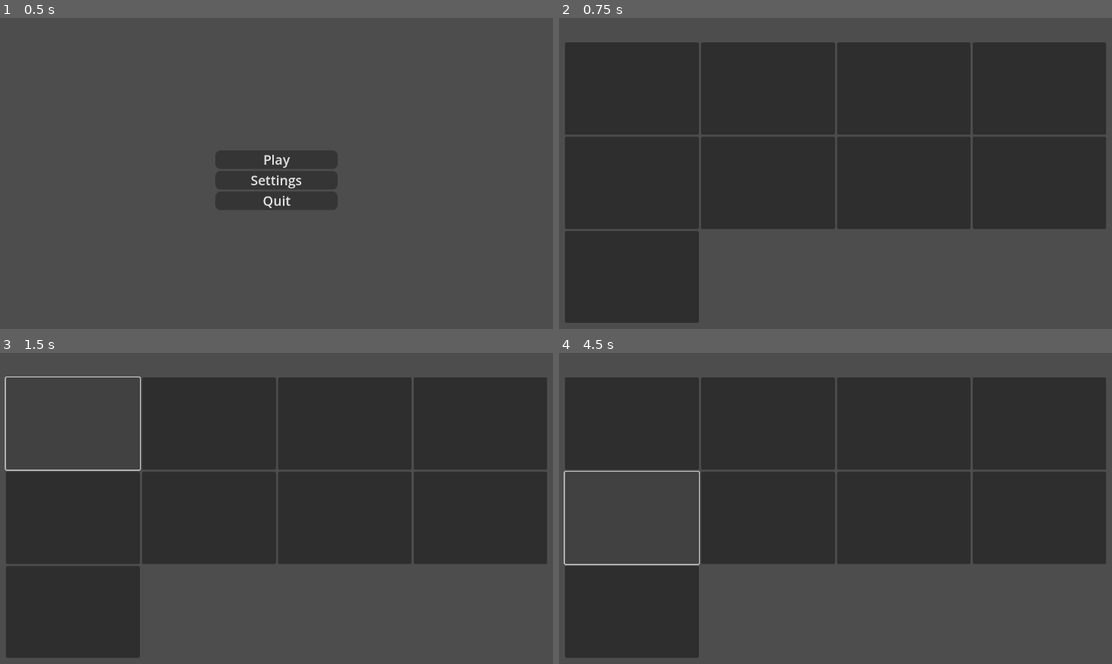
Above: before the commit, frames 1-4 (two rows, left to right).
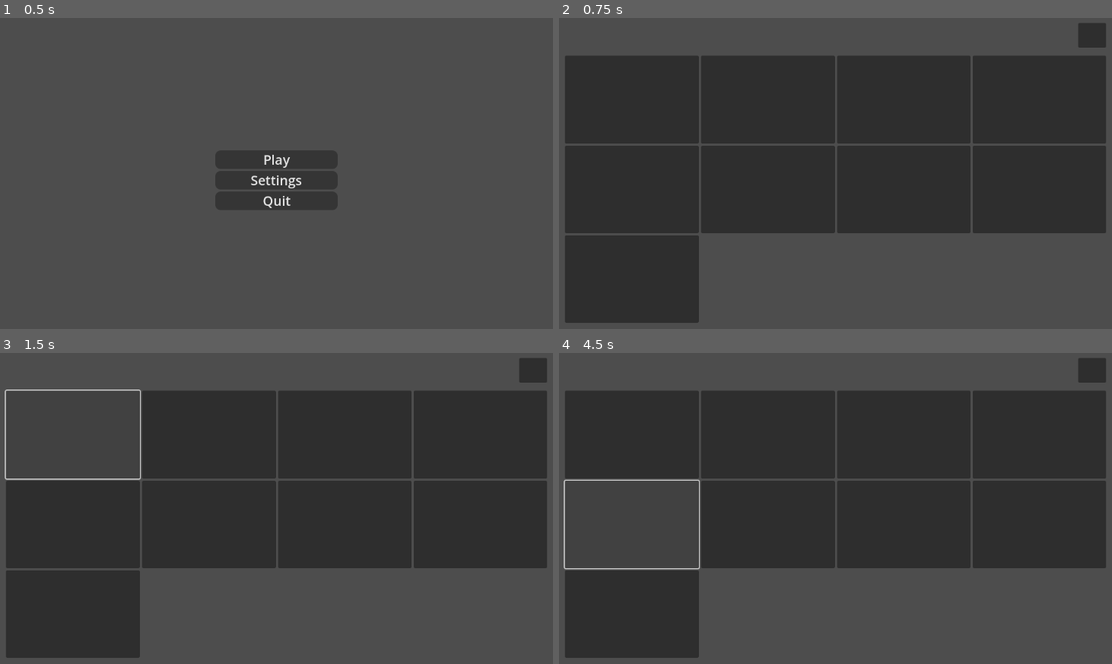
Above: after the commit, the same moments.

Repository: logicale-plague/obstacle_splitter_godot
Game: Godot game, scene res://main_menu.tscn
The game is run twice, just before and just after one commit, with the same random seed, the same clock (stepped at 60 frames per second) and the same inputs.
Inputs (mouse positions are in pixels of both pictures, inside the frame that each line leads up to; where the layout moved, square brackets give the same spot in the first picture):
- Up to frame 1 (0.5 s): no input
- Up to frame 2 (0.75 s): click "Play" at 0.5 s
- Up to frame 3 (1.5 s): click (71, 433) [71, 424] at 1.25 s
- Up to frame 4 (4.5 s): click (769, 433) [769, 424] at 2 s; click (901, 433) [901, 424] at 2.75 s; click (1040, 433) [1040, 424] at 3.5 s; click (630, 524) [630, 517] at 4.25 s

Frame 1 is identical in both runs. In frame 2, 6.6% of the frame differs, in the area x 1-99%, y 1-70%; in frame 3, 5.8%; in frame 4, 6.6%, in the area x 0-99%, y 1-70%.

Commit message:
dunno wth im doing tbh

Diff:
--- a/level_selection.gd
+++ b/level_selection.gd
@@ -1 +1,5 @@
 extends Control
+
+
+func _on_exit_pressed() -> void:
+	get_tree().change_scene_to_file("res://main_menu.tscn") # Replace with function body.
--- a/level_selection.tscn
+++ b/level_selection.tscn
@@ -19,7 +19,7 @@
 anchor_right = 0.5
 anchor_bottom = 0.5
 offset_left = -513.0
-offset_top = -266.0
+offset_top = -241.0
 offset_right = 513.0
 offset_bottom = 266.0
 grow_horizontal = 2
@@ -79,3 +79,17 @@
 size_flags_horizontal = 3
 size_flags_vertical = 3
 theme_override_constants/outline_size = 0
+
+[node name="btnExit" type="Button" parent="."]
+layout_mode = 1
+anchors_preset = -1
+anchor_left = 0.985
+anchor_right = 1.0
+anchor_bottom = 0.025
+offset_left = -98.7201
+offset_top = 21.0
+offset_right = -63.0
+offset_bottom = 51.8
+grow_horizontal = 0
+
+[connection signal="pressed" from="btnExit" to="." method="_on_exit_pressed"]
